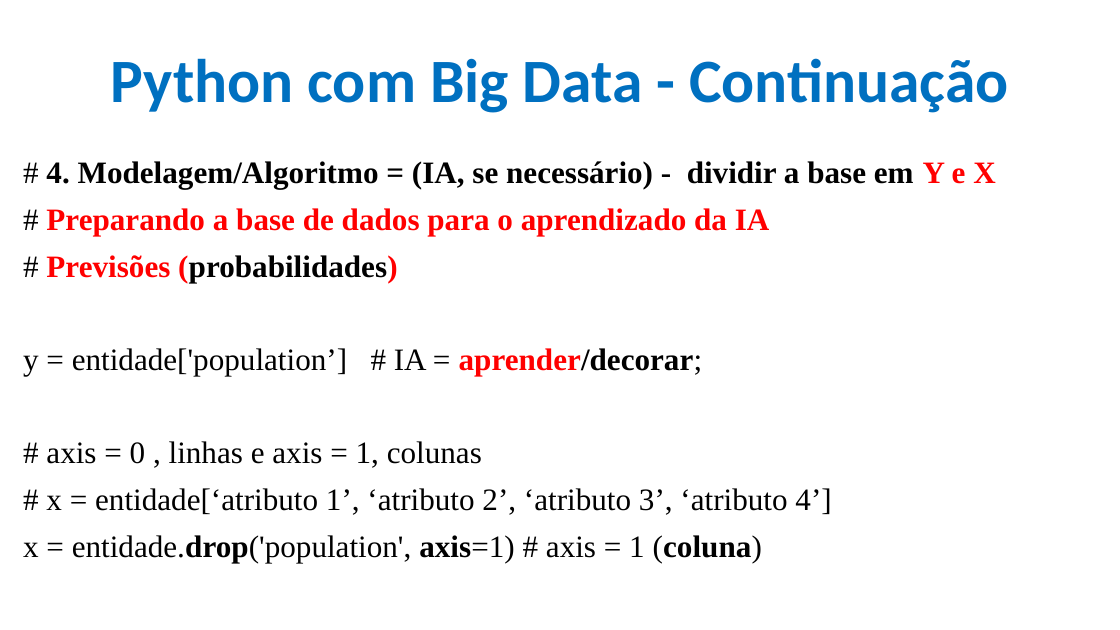
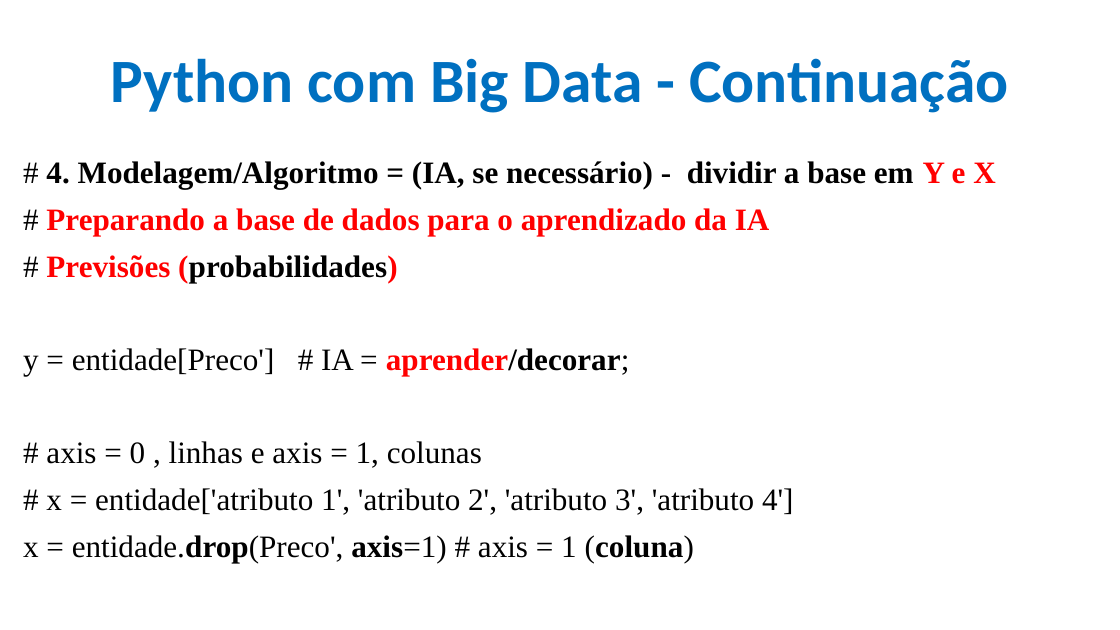
Before and after one commit to CloudEducationBrazil/WydenArea1AplicacaoCloudIndustria40Python, a slide deck: slide 11 of 01 Classes/Aula 11 - Aplicação Cloud Indústria 40 Python Integração Cloud Big Data Parte 2.pptx (slide 10 before the commit). Drawn at 1120x630 pixels with LibreOffice and Linux fonts; fonts in the diff are those of the drawing; background and template pictures are left out. Boxes give left, top, right and bottom in pixels: in the first picture for what was removed or moved away, otherwise in the second. Text is boxed around its words. In the diff, an @@ line names an element or a change of style, - is before the commit and + after.

Commit message:
Aula 11 Cloud IoT Python ajuste 30maio2023

```diff
--- a/01 Classes/Aula 11 - Aplicação Cloud Indústria 40 Python Integração Cloud Big Data Parte 2.pptx
+++ b/01 Classes/Aula 11 - Aplicação Cloud Indústria 40 Python Integração Cloud Big Data Parte 2.pptx
@@ text at [23,348,630,376]: text changed @@
-y = entidade['population’] # IA = aprender/decorar;
+y = entidade[Preco'] # IA = aprender/decorar;
@@ text at [23,488,794,563]: text changed @@
-# x = entidade[‘atributo 1’, ‘atributo 2’, ‘atributo 3’, ‘atributo 4’]
-x = entidade.drop('population', axis=1) # axis = 1 (coluna)
+# x = entidade['atributo 1', 'atributo 2', 'atributo 3', 'atributo 4']
+x = entidade.drop(Preco', axis=1) # axis = 1 (coluna)
```
Also in this commit, not shown: 9 other slides changed, 1 slide added.
